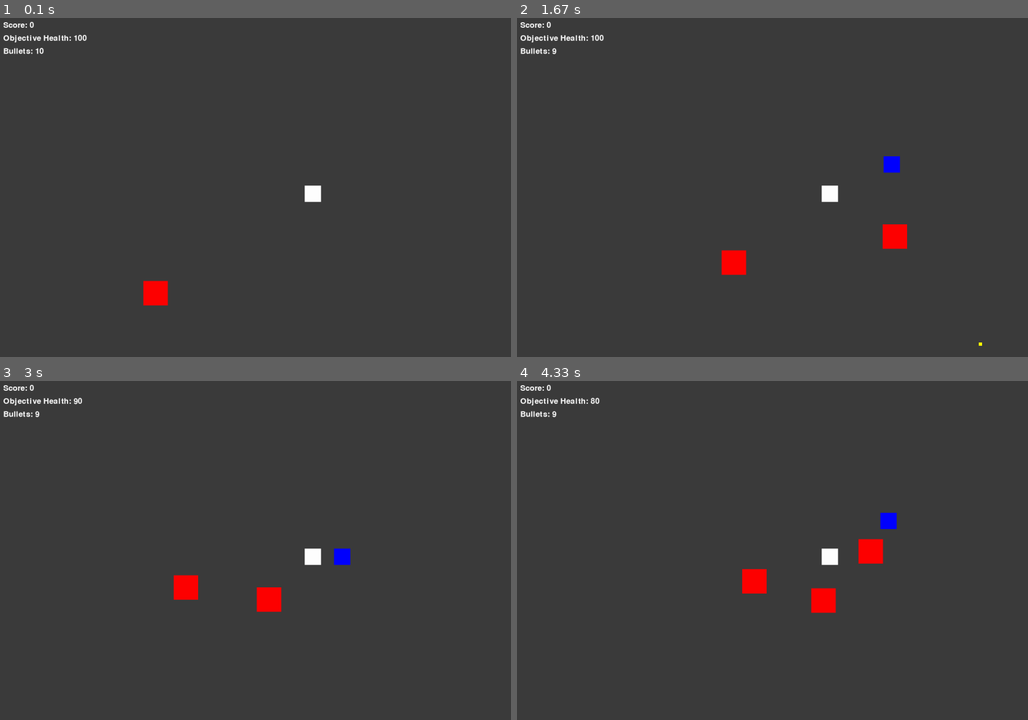
Above: before the commit, frames 1-4 (two rows, left to right).
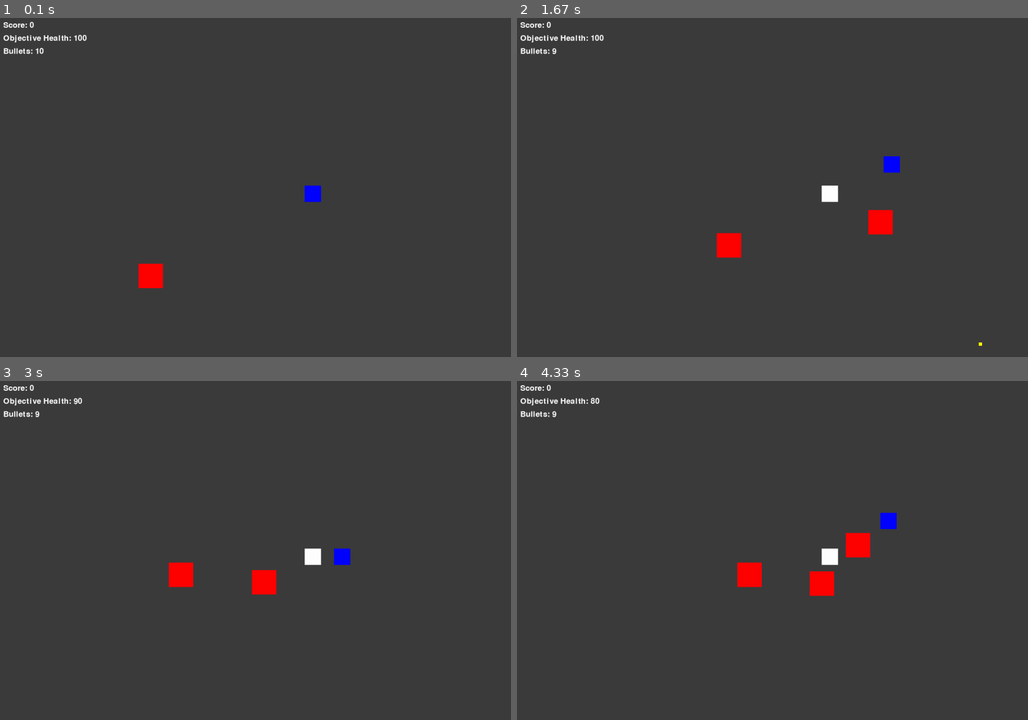
Above: after the commit, the same moments.

Repository: yyyort/Harry-Potter
Game: pygame game, started from mainPrototype.py
Same seed, same stepped clock (60 frames per second), same inputs: the game is played once before the commit and once after it.
Inputs (mouse positions are in pixels of both pictures, inside the frame that each line leads up to):
- Up to frame 1 (0.1 s): no input
- Up to frame 2 (1.67 s): click (828, 194) at 0.38 s; hold Right 0.67-1.13 s; move the mouse to (808, 211) at 0.7 s; hold Up 1.17-1.47 s; hold Right from 1.5 s (still down)
- Up to frame 3 (3 s): release Right at 1.97 s; hold Left 2-2.53 s; hold Down 2.57-2.87 s; hold Left from 2.9 s (still down)
- Up to frame 4 (4.33 s): release Left at 3.3 s; hold Up 3.33-3.7 s; hold Right from 3.73 s (still down)

The runs differ from the first frame. In frame 1, 0.7% of the frame differs, in the area x 27-63%, y 49-85%; in frame 2, 1.2%; in frame 3, 1.0%; in frame 4, 1.3%, in the area x 43-72%, y 44-69%.

Commit message:
Update mainPrototype.py

Diff:
--- a/mainPrototype.py
+++ b/mainPrototype.py
@@ -1,7 +1,4 @@
-import pygame
-import sys
-import random
-import math
+import pygame, sys, random, math
 
 # Initialize Pygame
 pygame.init()
@@ -64,7 +61,7 @@
 # Enemy Class
 class Enemy:
     def __init__(self):
-        self.rect = pygame.Rect(random.randint(0, SCREEN_WIDTH -32), random.randint(0, SCREEN_HEIGHT - 32), 75, 75)
+        self.rect = pygame.Rect(random.randint(0, SCREEN_WIDTH -100), random.randint(0, SCREEN_HEIGHT - 100), 75, 75)
 
     def move_towards_objective(self, objective):
         dx = objective.rect.x - self.rect.x
@@ -156,8 +153,8 @@
     screen.fill(BACKGROUND_COLOR)
 
     # Draw player, objective, enemies, and bullets
+    objective.draw(screen)
     player.draw(screen)
-    objective.draw(screen)
     for enemy in enemies:
         enemy.draw(screen)
     for bullet in bullets:
